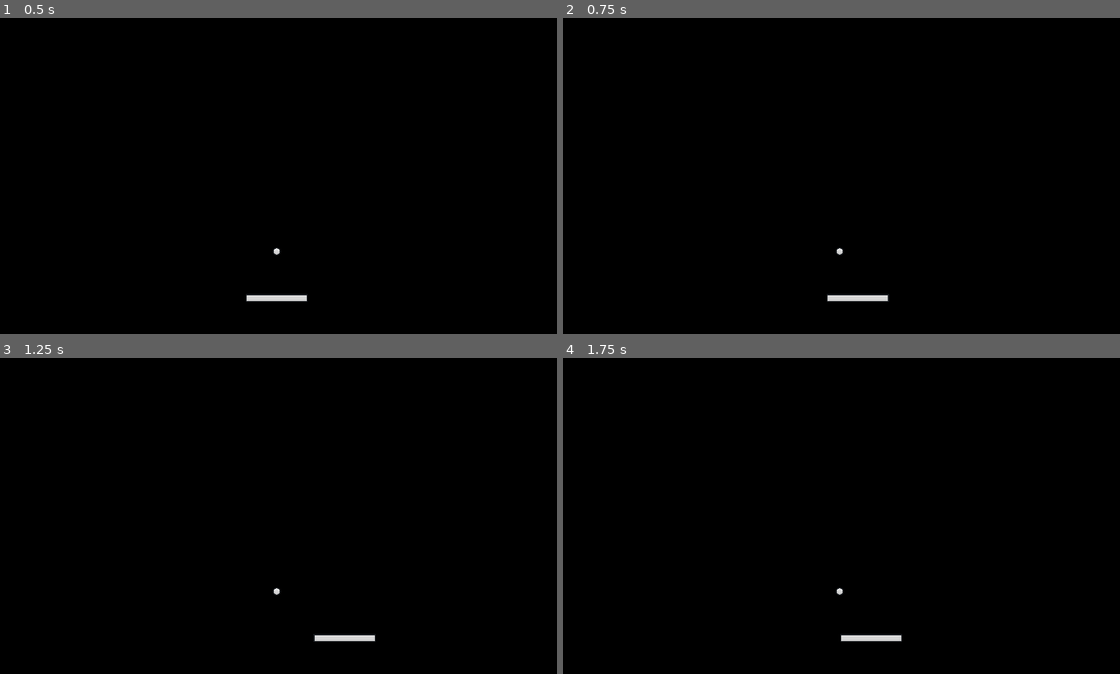
Above: before the commit, frames 1-4 (two rows, left to right).
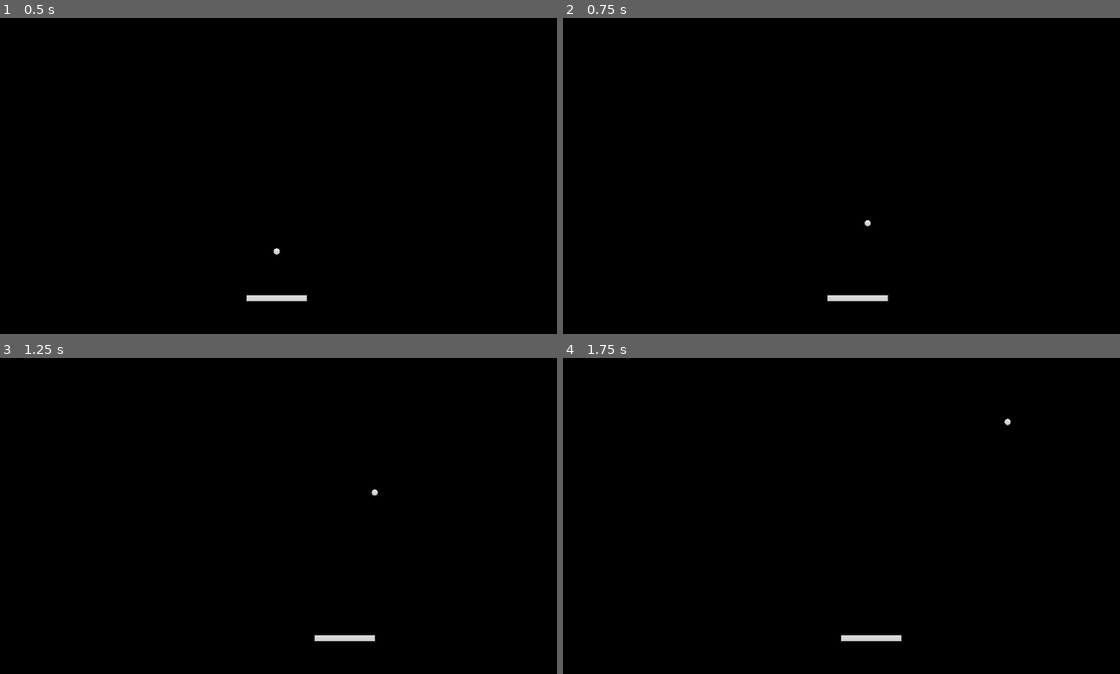
Above: after the commit, the same moments.

Repository: yayang12/BrickBreaker
Game: Godot game, scene res://Scenes/main.tscn
Same seed, same stepped clock (60 frames per second), same inputs: the game is played once before the commit and once after it.
Inputs:
- Up to frame 1 (0.5 s): no input
- Up to frame 2 (0.75 s): tap Enter at 0.5 s; hold D (right) from 0.53 s (still down)
- Up to frame 3 (1.25 s): keep holding D (right)
- Up to frame 4 (1.75 s): release D (right) at 1.28 s; hold A (left) from 1.28 s (still down)

Frame 1 is identical in both runs. In frame 2, less than 0.1% of the frame differs, in the area x 48-56%, y 63-76%; in frame 3, less than 0.1%; in frame 4, less than 0.1%.

Commit message:
Done with section 2

Diff:
--- a/Scenes/main.tscn
+++ b/Scenes/main.tscn
@@ -1,8 +1,9 @@
-[gd_scene load_steps=4 format=3 uid="uid://hnabbm2mxoi6"]
+[gd_scene load_steps=5 format=3 uid="uid://hnabbm2mxoi6"]
 
 [ext_resource type="Script" path="res://Scripts/main.gd" id="1_a0v05"]
 [ext_resource type="PackedScene" uid="uid://da42svs4luong" path="res://Scenes/paddle.tscn" id="1_rqljg"]
 [ext_resource type="PackedScene" uid="uid://b2kciayi0b241" path="res://Scenes/ball.tscn" id="3_plfc6"]
+[ext_resource type="PackedScene" uid="uid://cn3vjoakfsjwg" path="res://Scenes/wall.tscn" id="4_153m1"]
 
 [node name="Main" type="Node"]
 script = ExtResource("1_a0v05")
@@ -11,7 +12,25 @@
 
 [node name="Paddle" parent="." node_paths=PackedStringArray("camera") instance=ExtResource("1_rqljg")]
 position = Vector2(0, 246)
+collision_layer = 2
 camera = NodePath("../Camera2D")
 
 [node name="Ball" parent="." instance=ExtResource("3_plfc6")]
 position = Vector2(2.08165e-12, 152)
+collision_mask = 14
+
+[node name="Walls" type="Node" parent="."]
+
+[node name="UpperWall" parent="Walls" instance=ExtResource("4_153m1")]
+position = Vector2(2.08165e-12, -334)
+collision_layer = 4
+
+[node name="LeftWall" parent="Walls" instance=ExtResource("4_153m1")]
+position = Vector2(-586, -54)
+rotation = 1.5708
+collision_layer = 4
+
+[node name="RightWall" parent="Walls" instance=ExtResource("4_153m1")]
+position = Vector2(586, -54)
+rotation = 1.5708
+collision_layer = 4
--- /dev/null
+++ b/Scenes/wall.tscn
@@ -0,0 +1,10 @@
+[gd_scene load_steps=2 format=3 uid="uid://cn3vjoakfsjwg"]
+
+[sub_resource type="RectangleShape2D" id="RectangleShape2D_csnpc"]
+size = Vector2(1164, 20)
+
+[node name="Wall" type="RigidBody2D"]
+freeze = true
+
+[node name="CollisionShape2D" type="CollisionShape2D" parent="."]
+shape = SubResource("RectangleShape2D_csnpc")
--- a/Scripts/ball.gd
+++ b/Scripts/ball.gd
@@ -16,8 +16,12 @@
 func _ready():
 	start_position = position
 
-func _phsyics_process(delta):
-	move_and_collide(velocity * ball_speed * delta)
+func _physics_process(delta):
+	var collision = move_and_collide(velocity * ball_speed * delta)
+	if (!collision):
+		return
+
+	velocity = velocity.bounce(collision.get_normal())
 
 func start_ball():
 	position = start_position
--- a/Scripts/paddle.gd
+++ b/Scripts/paddle.gd
@@ -11,7 +11,6 @@
 @export var camera: Camera2D
 
 @onready var ball = $"../Ball" as Ball
-
 @onready var collision_shape_2d = $CollisionShape2D
 
 func _ready():
@@ -34,7 +33,7 @@
 	if Input.is_action_pressed("left"):
 		direction = Vector2.LEFT
 	elif Input.is_action_pressed("right"):
-		direction =  Vector2.RIGHT
+		direction = Vector2.RIGHT
 	else:
 		direction = Vector2.ZERO
 
--- a/project.godot
+++ b/project.godot
@@ -34,6 +34,13 @@
 ]
 }
 
+[layer_names]
+
+2d_physics/layer_1="ball"
+2d_physics/layer_2="paddle"
+2d_physics/layer_3="walls"
+2d_physics/layer_4="brick"
+
 [rendering]
 
 environment/defaults/default_clear_color=Color(0, 0, 0, 1)
